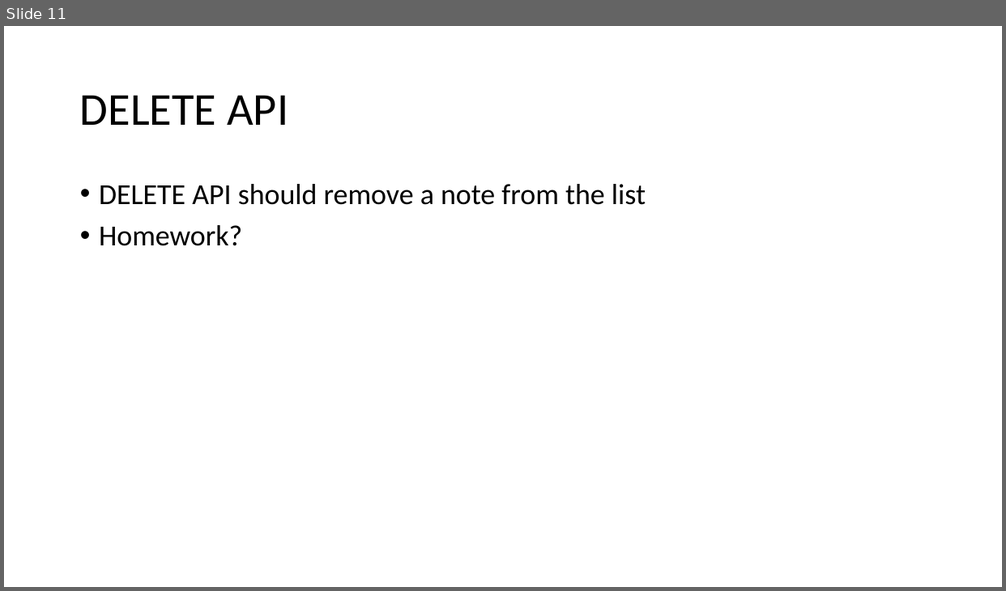
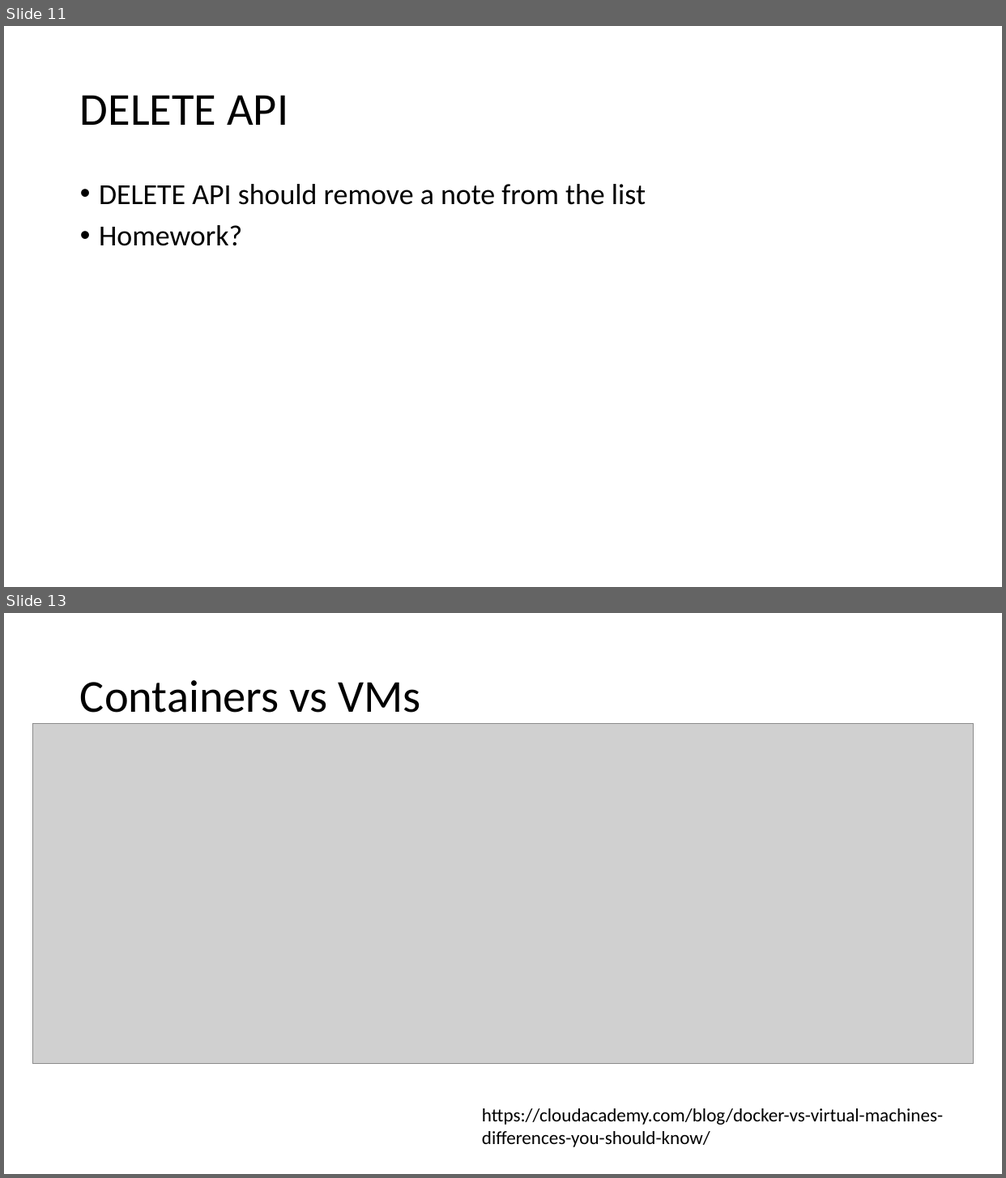
Before and after one commit to papajohn-uop/ADVANCED_PROGRAMMING_TECHNIQUES, a slide deck: Course.pptx. Shown one above the other, each under a label of ours: slide 11 before the commit, slides 11 and 13 after it; the slides between them are not shown. The pictures are 1006x591 and 1006x1178 pixels, drawn with LibreOffice and Linux fonts; fonts in the diff are those of the drawing; grey boxes stand for pictures. Boxes give left, top, right and bottom in pixels: in the first picture for what was removed or moved away, otherwise in the second. Text is boxed around its words. In the diff, an @@ line names an element or a change of style, - is before the commit and + after.

```diff
--- a/Course.pptx
+++ b/Course.pptx
@@ slide 13 added at [4,613,1002,1174], background #FFFFFF @@
@@ title added at [80,680,421,713], 44 pt, text #000000 @@
+Containers vs VMs
@@ picture added at [32,723,974,1063] @@
@@ text added at [482,1109,943,1148], 18 pt, text #000000 @@
+https://cloudacademy.com/blog/docker-vs-virtual-machines-differences-you-should-know/
```
Also in this commit, not shown: 2 slides changed, 6 other slides added, 1 slide removed.
